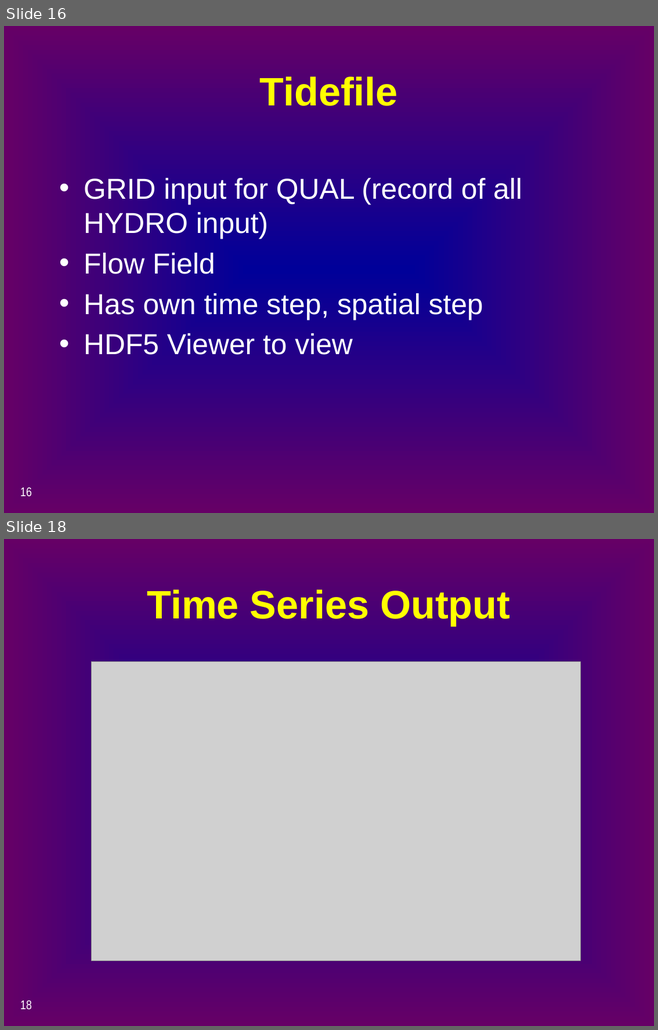
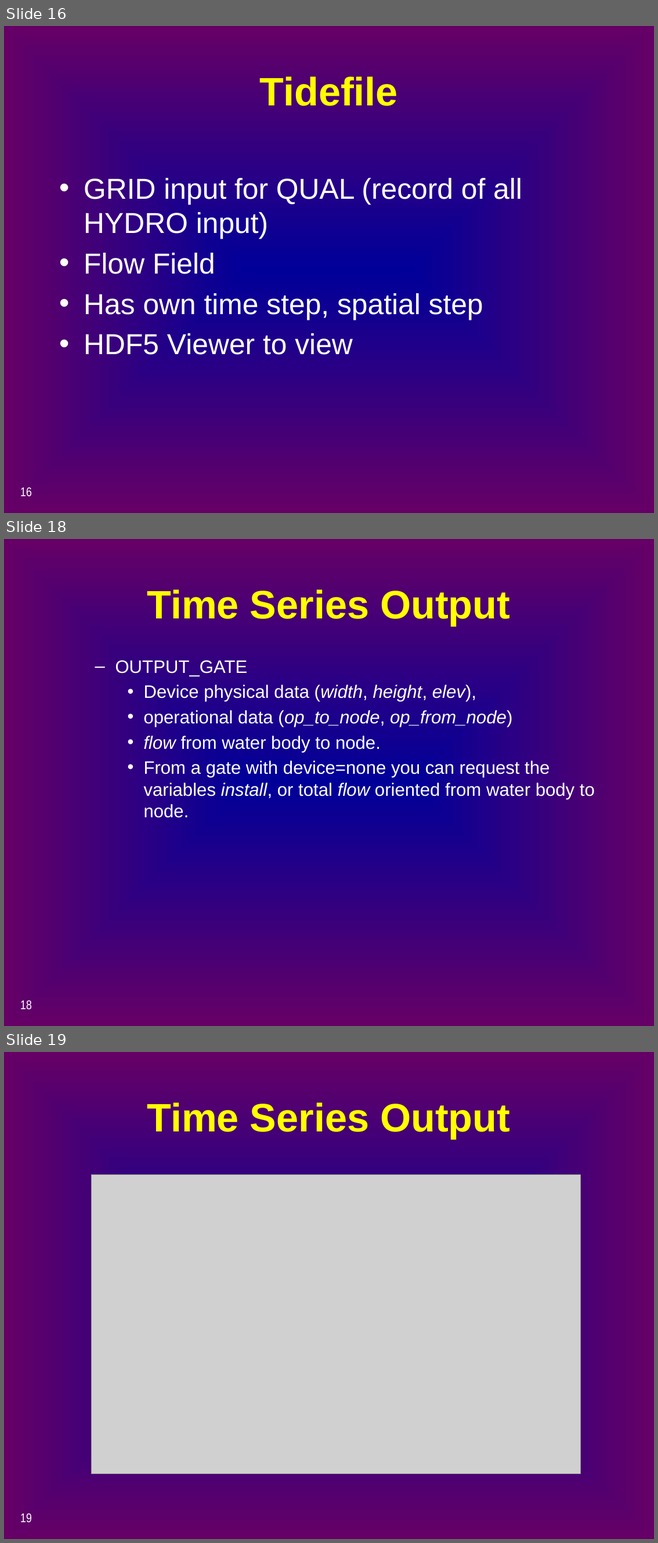
Before and after one commit to CADWRDeltaModeling/dsm2, a slide deck: dsm2/presentations/p4_simulation_data.pptx. Shown one above the other, each under a label of ours: slides 16 and 18 before the commit, slides 16, 18 and 19 after it; the slides between them are not shown. The pictures are 658x1030 and 658x1543 pixels, drawn with LibreOffice and Linux fonts; fonts in the diff are those of the drawing; grey boxes stand for pictures. Boxes give left, top, right and bottom in pixels: in the first picture for what was removed or moved away, otherwise in the second. Text is boxed around its words. In the diff, an @@ line names an element or a change of style, - is before the commit and + after.

```diff
--- a/dsm2/presentations/p4_simulation_data.pptx
+++ b/dsm2/presentations/p4_simulation_data.pptx
@@ slide 18 added at (x1=4, y1=539, x2=654, y2=1026), background gradient #000099 to #660066 @@
@@ title added at (x1=147, y1=589, x2=510, y2=625), 44 pt, text #FFFF00, bold @@
+Time Series Output
@@ text added at (x1=115, y1=660, x2=594, y2=818), 20 pt, text #FFFFFF @@
+  – OUTPUT_GATE
+    • Device physical data (width, height, elev),
+    • operational data (op_to_node, op_from_node)
+    • flow from water body to node.
+    • From a gate with device=none you can request the variables install, or total flow oriented from water body to node.
@@ page number added at (x1=20, y1=1000, x2=32, y2=1010), 14 pt, text #FFFFFF @@
+18
@@ what was slide 18 is now slide 19 @@
@@ page number at (x1=20, y1=1513, x2=32, y2=1523): text changed @@
-18
+19
```
Also in this commit, not shown: 3 slides changed, 2 other slides added.
